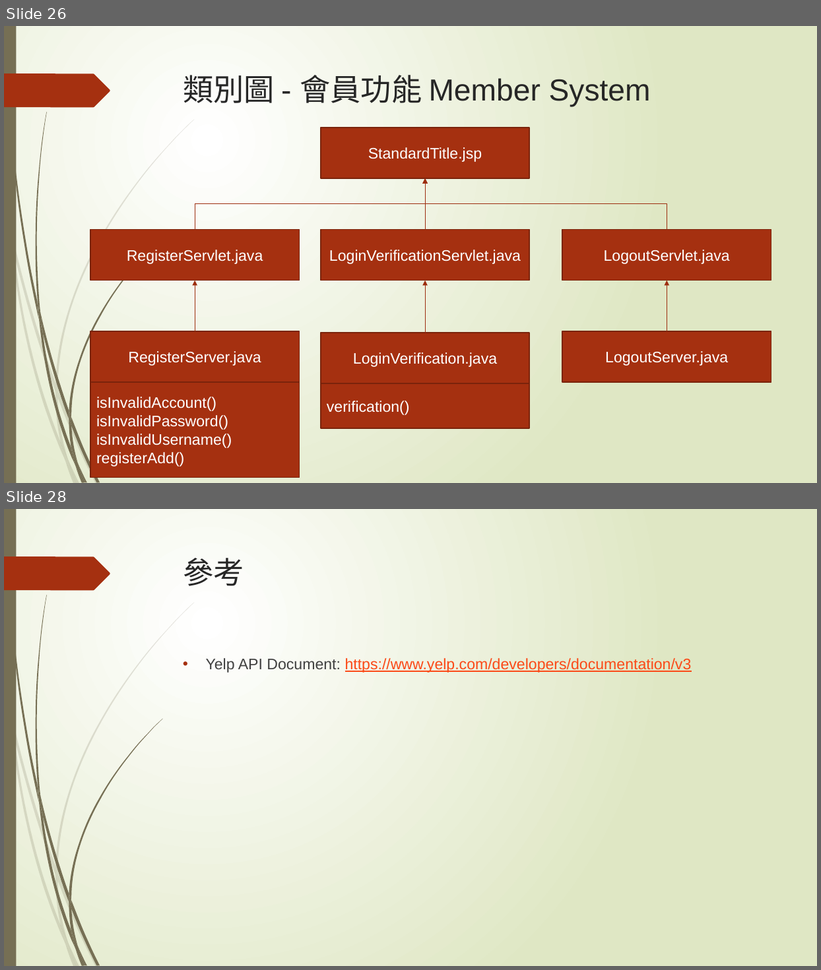
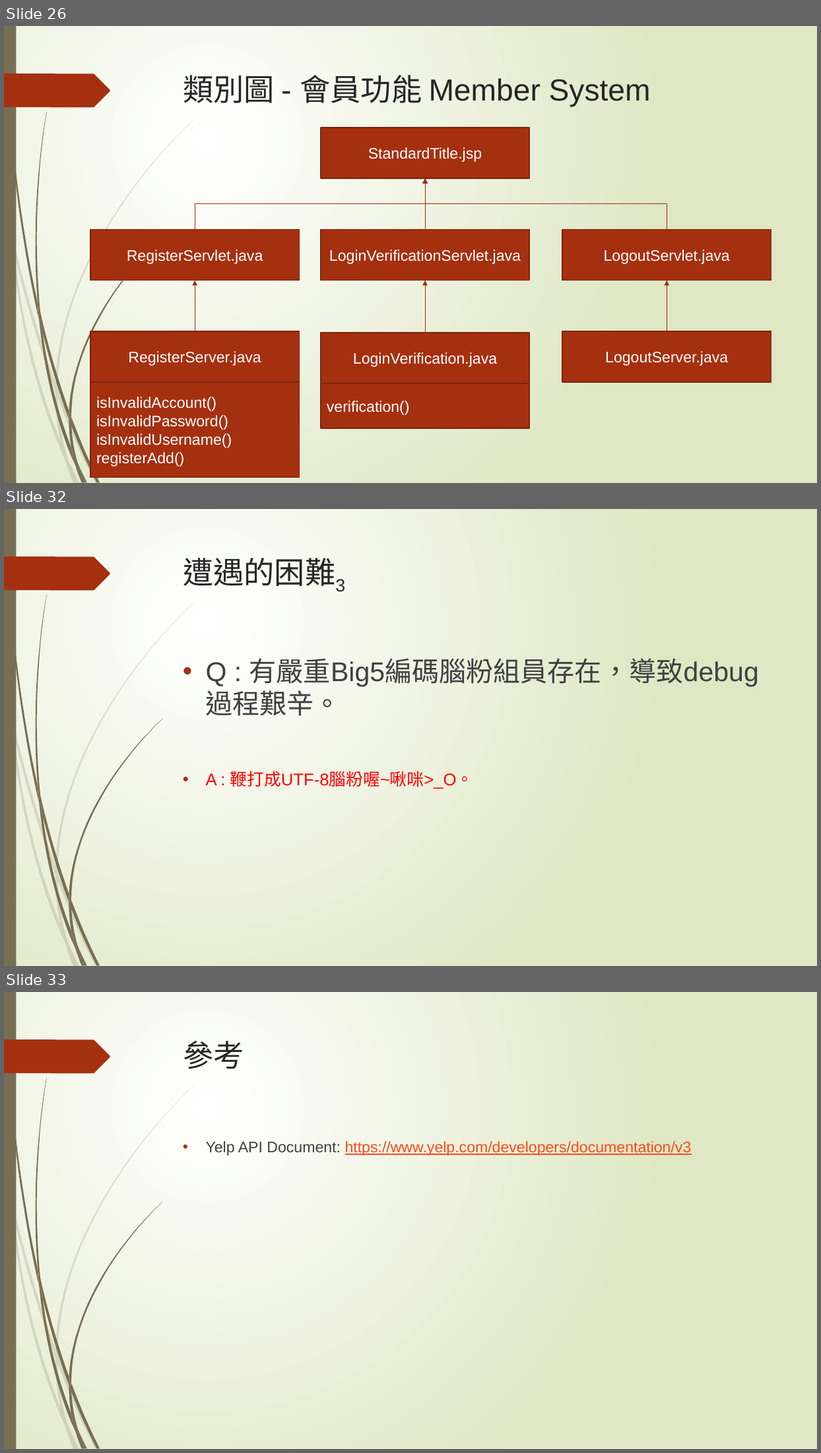
Before and after one commit to penut85420/WBSE_Project, a slide deck: 其他/YelpBlaBla.pptx. Shown one above the other, each under a label of ours: slides 26 and 28 before the commit, slides 26, 32 and 33 after it; the slides between them are not shown. The pictures are 821x970 and 821x1453 pixels, drawn with LibreOffice and Linux fonts; fonts in the diff are those of the drawing. Boxes give left, top, right and bottom in pixels: in the first picture for what was removed or moved away, otherwise in the second. Text is boxed around its words. In the diff, an @@ line names an element or a change of style, - is before the commit and + after.

Commit message:
投影片內容修改
啾咪>_O

```diff
--- a/其他/YelpBlaBla.pptx
+++ b/其他/YelpBlaBla.pptx
@@ slide 32 added at [4, 509, 817, 966], background gradient #FFFFFF to #DFE8C4; not listed: 24 template elements that a slide beside it also shows @@
@@ title added at [183, 558, 345, 592], 36 pt, text #262626 @@
+遭遇的困難3
@@ text added at [206, 654, 759, 789], 32 pt, text #404040 @@
+• Q : 有嚴重Big5編碼腦粉組員存在，導致debug過程艱辛。
+• A : 鞭打成UTF-8腦粉喔~啾咪>_O。
@@ what was slide 28 is now slide 33 @@
```
Also in this commit, not shown: 3 slides changed, 4 other slides added, 6 other files.
